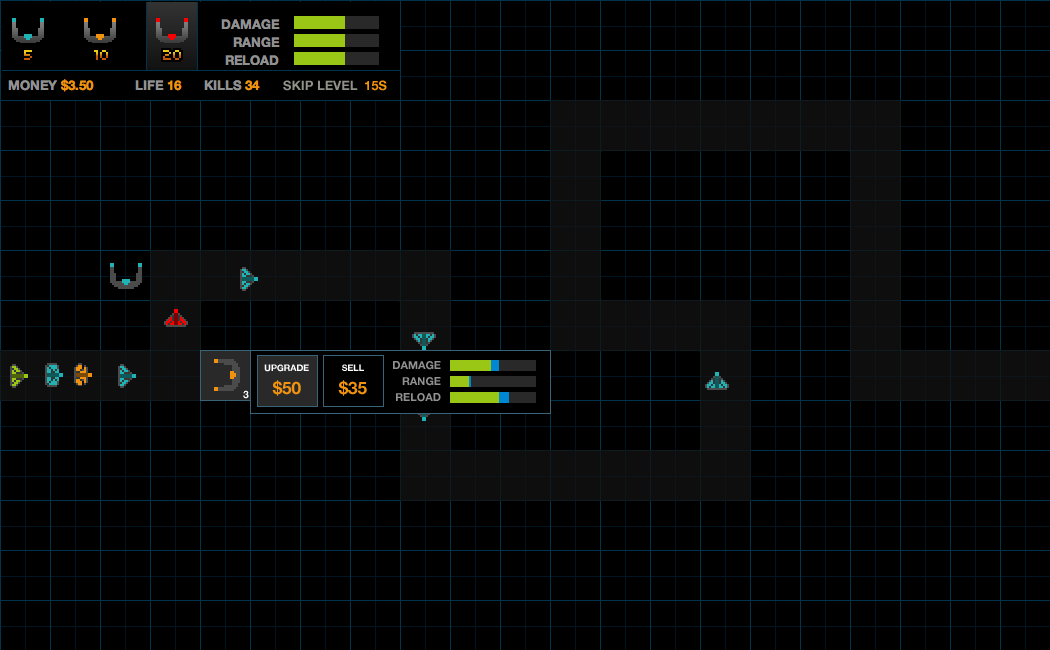
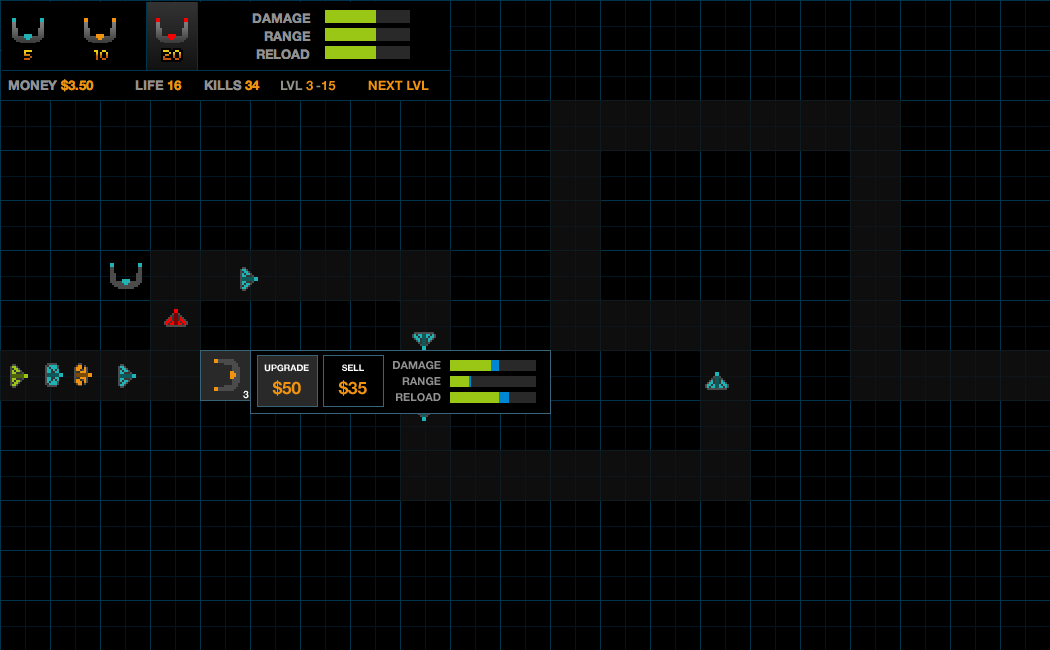
Comparing the layer stacks of the two 1050 x 650 images. Changes:
added layer "Layer 14" in group "new legend" over (248, 10, 417, 61)
added layer "3 -15" in group "new legend" over (306, 80, 336, 91)
renamed "15s" to "next lvl", painted on it over (365, 80, 429, 91)
renamed "skip level" to "lvl", painted on it over (281, 80, 358, 91)
added layer "Layer 13" in group "new legend" over (401, 70, 450, 71)
painted on "Layer 11" over (400, 1, 450, 100)
painted on "Layer 8" over (221, 7, 436, 68)
